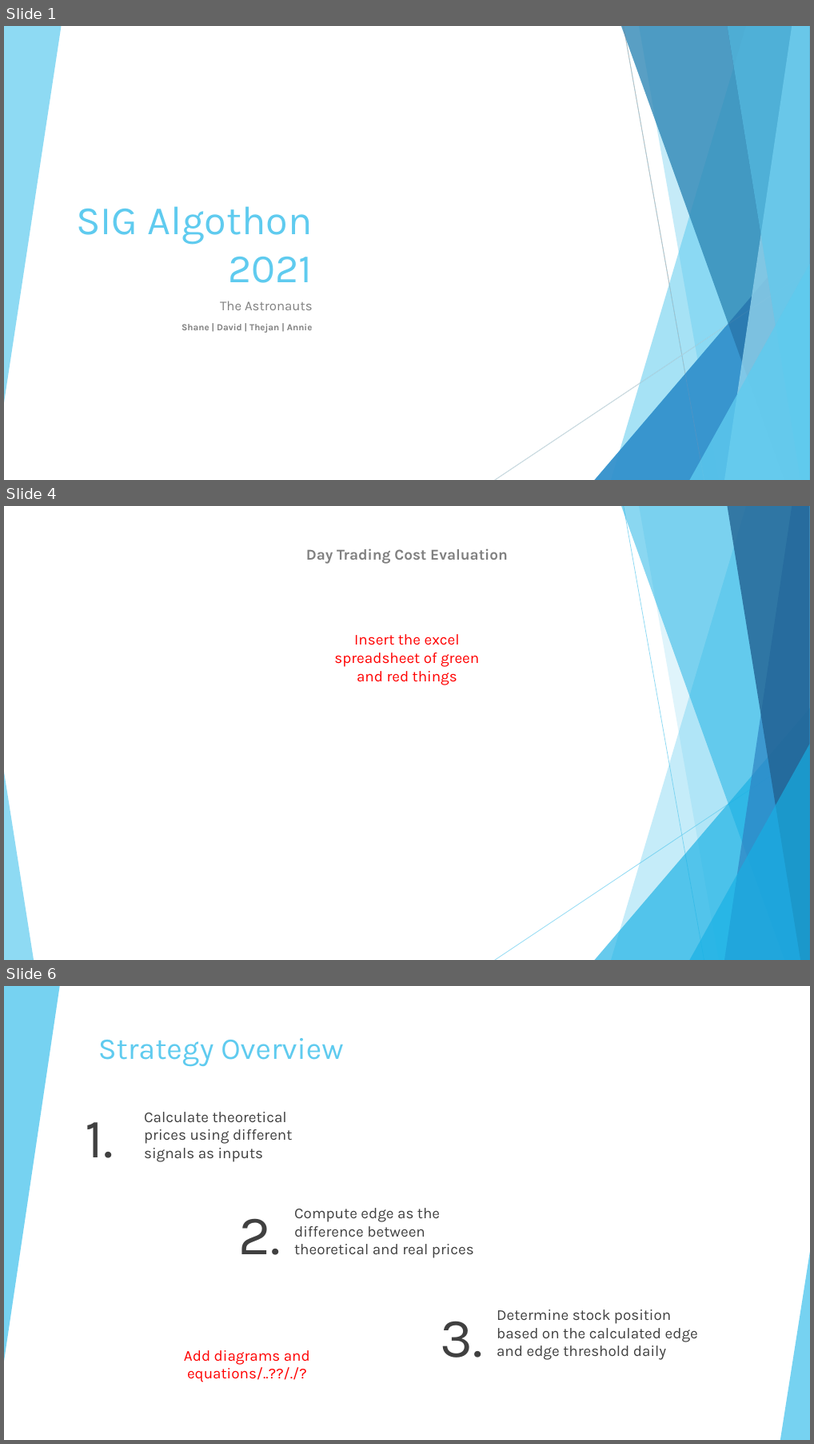
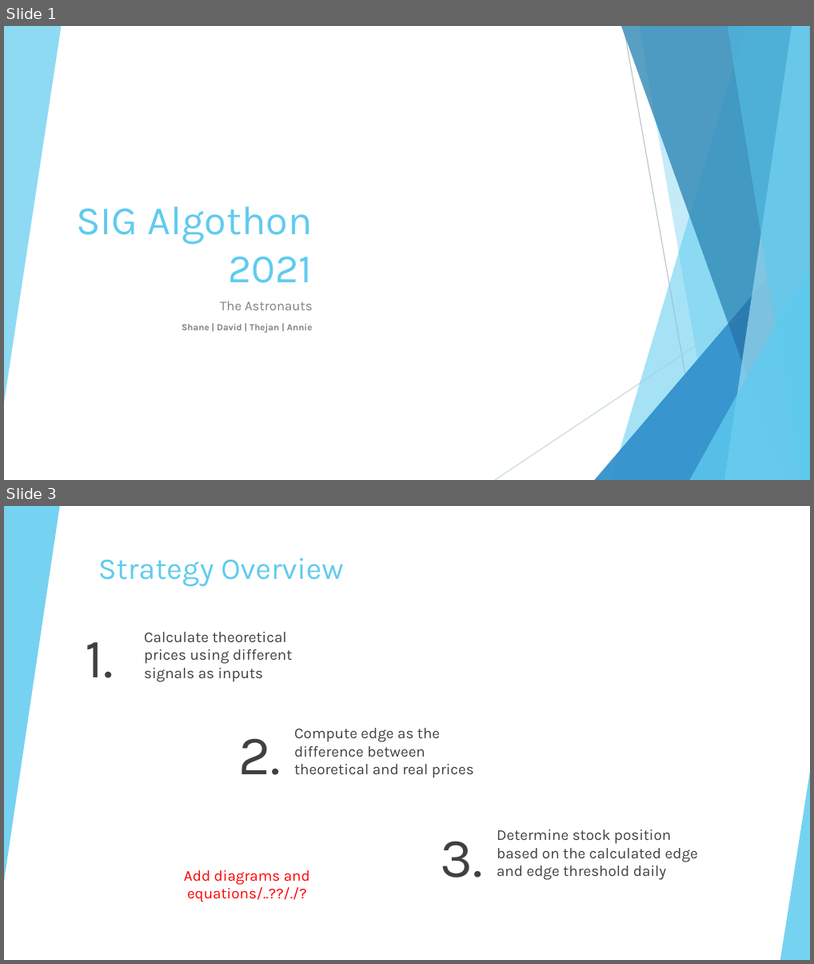
Before and after one commit to xhua7999/Astronauts---Sig-Algothon-2021, a slide deck: Astronauts_sig.pptx. Shown one above the other, each under a label of ours: slides 1, 4 and 6 before the commit, slides 1 and 3 after it; the slides between them are not shown. The pictures are 814x1444 and 814x964 pixels, drawn with LibreOffice and Linux fonts; fonts in the diff are those of the drawing; background and template pictures are left out. Boxes give left, top, right and bottom in pixels: in the first picture for what was removed or moved away, otherwise in the second. Text is boxed around its words. In the diff, an @@ line names an element or a change of style, - is before the commit and + after.

```diff
--- a/Astronauts_sig.pptx
+++ b/Astronauts_sig.pptx
@@ slide 4 removed at (4, 506, 810, 960), background #FFFFFF; not listed: 10 template elements that a slide beside it also shows @@
@@ text removed at (306, 548, 508, 564) @@
-Day Trading Cost Evaluation
@@ text removed at (334, 634, 479, 685) @@
-Insert the excel spreadsheet of green and red things
@@ what was slide 6 is now slide 3 @@
```
Also in this commit, not shown: 1 slide changed, 2 other slides removed, 5 other files.
